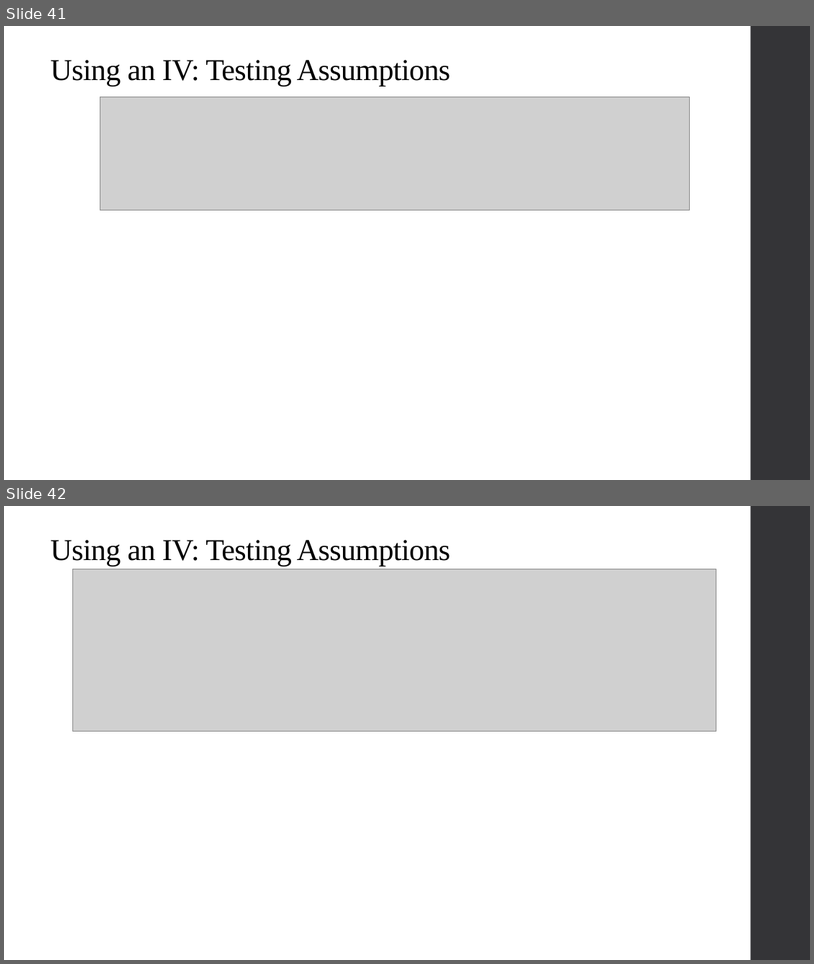
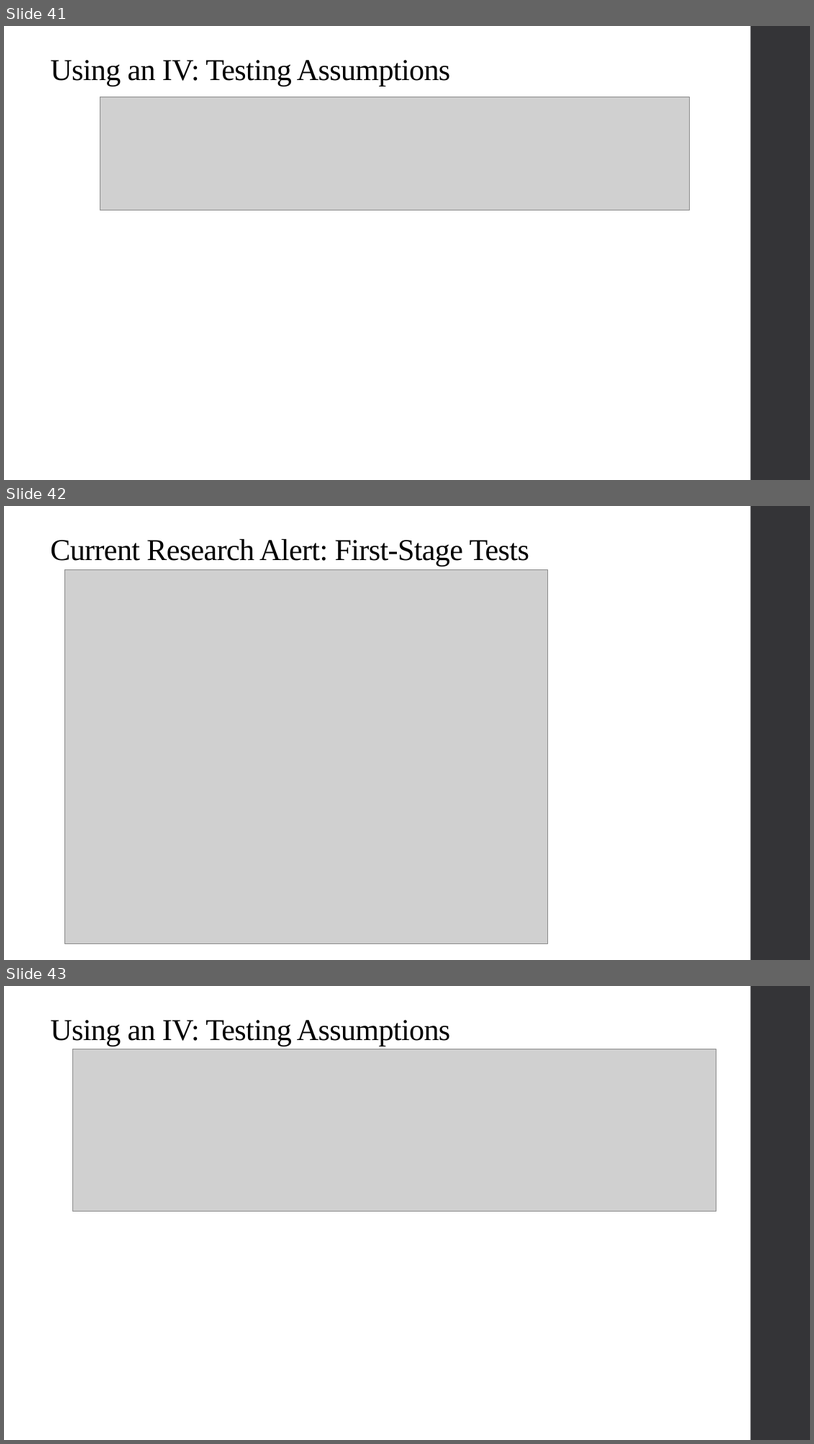
Before and after one commit to qiufei/fork-HAD5744, a slide deck: Lecture06_IV/Lecture6_IVEstimation_2022F.pptx. Shown one above the other, each under a label of ours: slides 41 and 42 before the commit, slides 41, 42 and 43 after it. The pictures are 814x964 and 814x1444 pixels, drawn with LibreOffice and Linux fonts; fonts in the diff are those of the drawing; grey boxes stand for pictures. Boxes give left, top, right and bottom in pixels: in the first picture for what was removed or moved away, otherwise in the second. Text is boxed around its words. In the diff, an @@ line names an element or a change of style, - is before the commit and + after.

```diff
--- a/Lecture06_IV/Lecture6_IVEstimation_2022F.pptx
+++ b/Lecture06_IV/Lecture6_IVEstimation_2022F.pptx
@@ slide 42 added at (4, 506, 810, 960), background #FFFFFF; not listed: 1 template element that a slide beside it also shows @@
@@ title added at (50, 539, 530, 566), 36 pt, text #000000 @@
+Current Research Alert: First-Stage Tests
@@ picture added at (64, 569, 548, 943) @@
@@ what was slide 42 is now slide 43 @@
```
Also in this commit, not shown: 2 other files.
